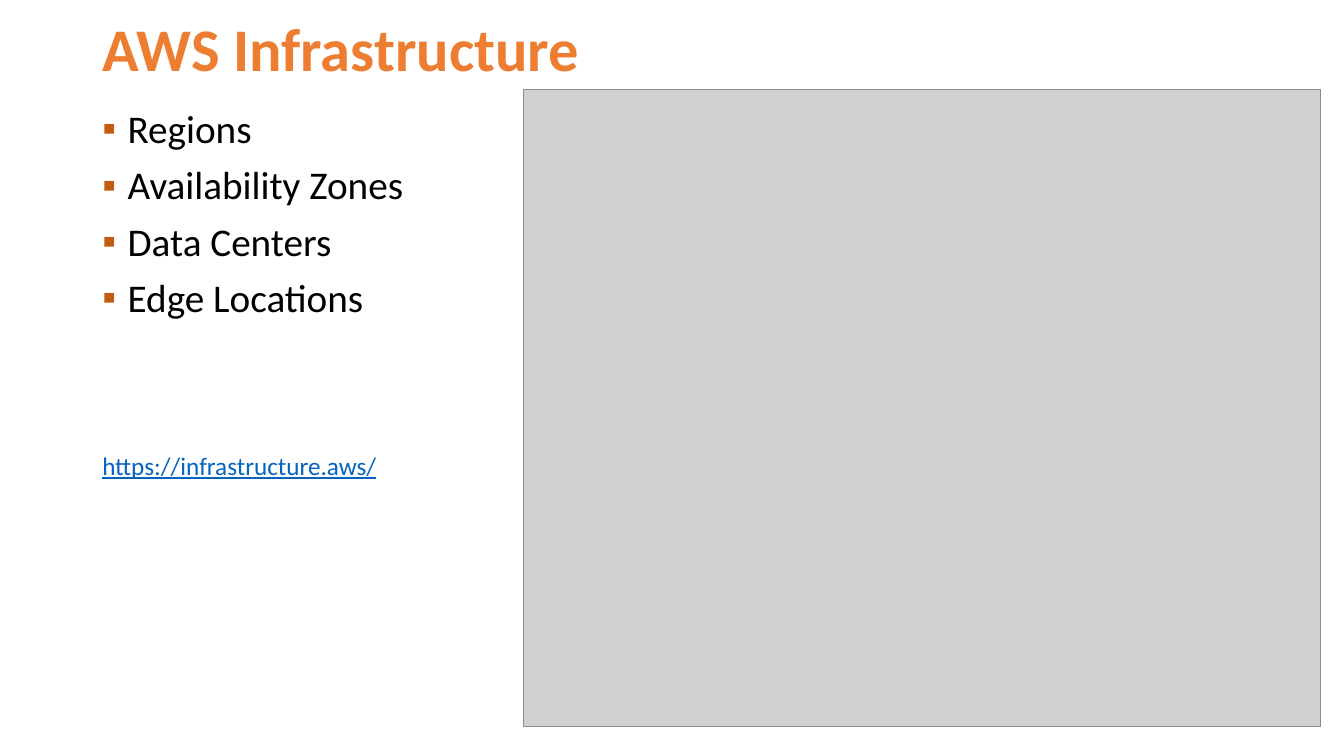
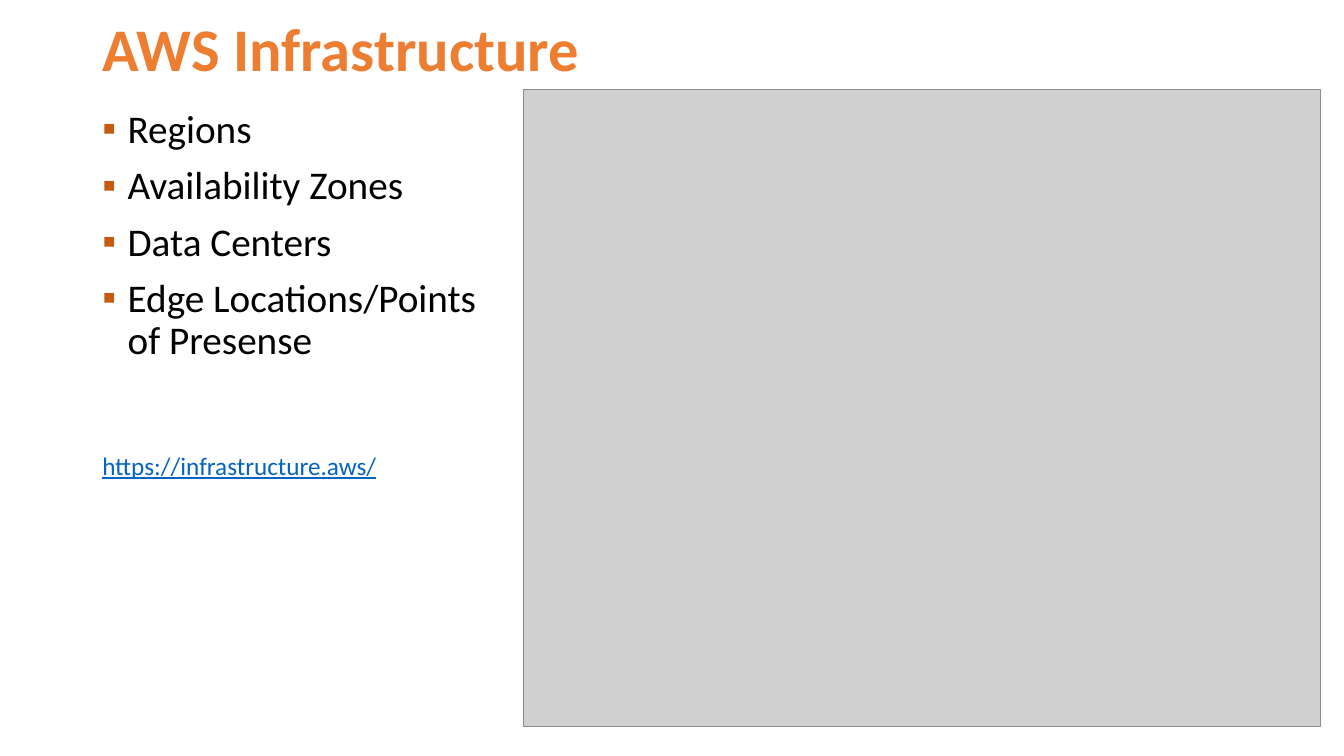
Before and after one commit to Jucer74/ArchitectureMaster, a slide deck: slide 2 of Classes/03-AWSInfrastructure/ArchitectureMaster-03-AWSInfrastructure.pptx. Drawn at 1344x756 pixels with LibreOffice and Linux fonts; fonts in the diff are those of the drawing; grey boxes stand for pictures; background and template pictures are left out. Boxes give left, top, right and bottom in pixels: in the first picture for what was removed or moved away, otherwise in the second. Text is boxed around its words. In the diff, an @@ line names an element or a change of style, - is before the commit and + after.

```diff
--- a/Classes/03-AWSInfrastructure/ArchitectureMaster-03-AWSInfrastructure.pptx
+++ b/Classes/03-AWSInfrastructure/ArchitectureMaster-03-AWSInfrastructure.pptx
@@ text at (128,284,476,355): text changed @@
-▪ Edge Locations
+▪ Edge Locations/Points of Presense
```
Also in this commit, not shown: 3 other slides changed, 9 slides added.
